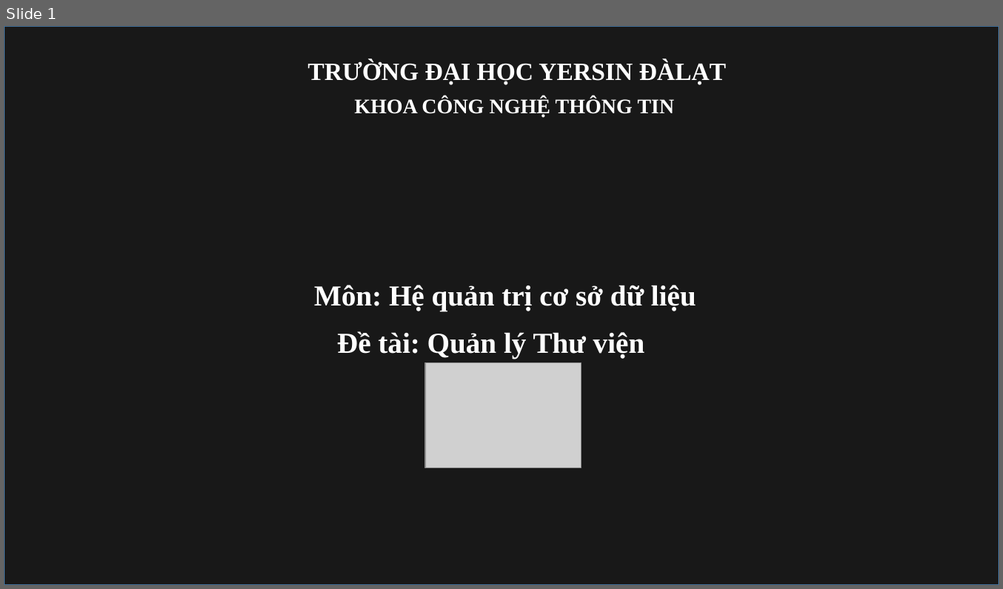
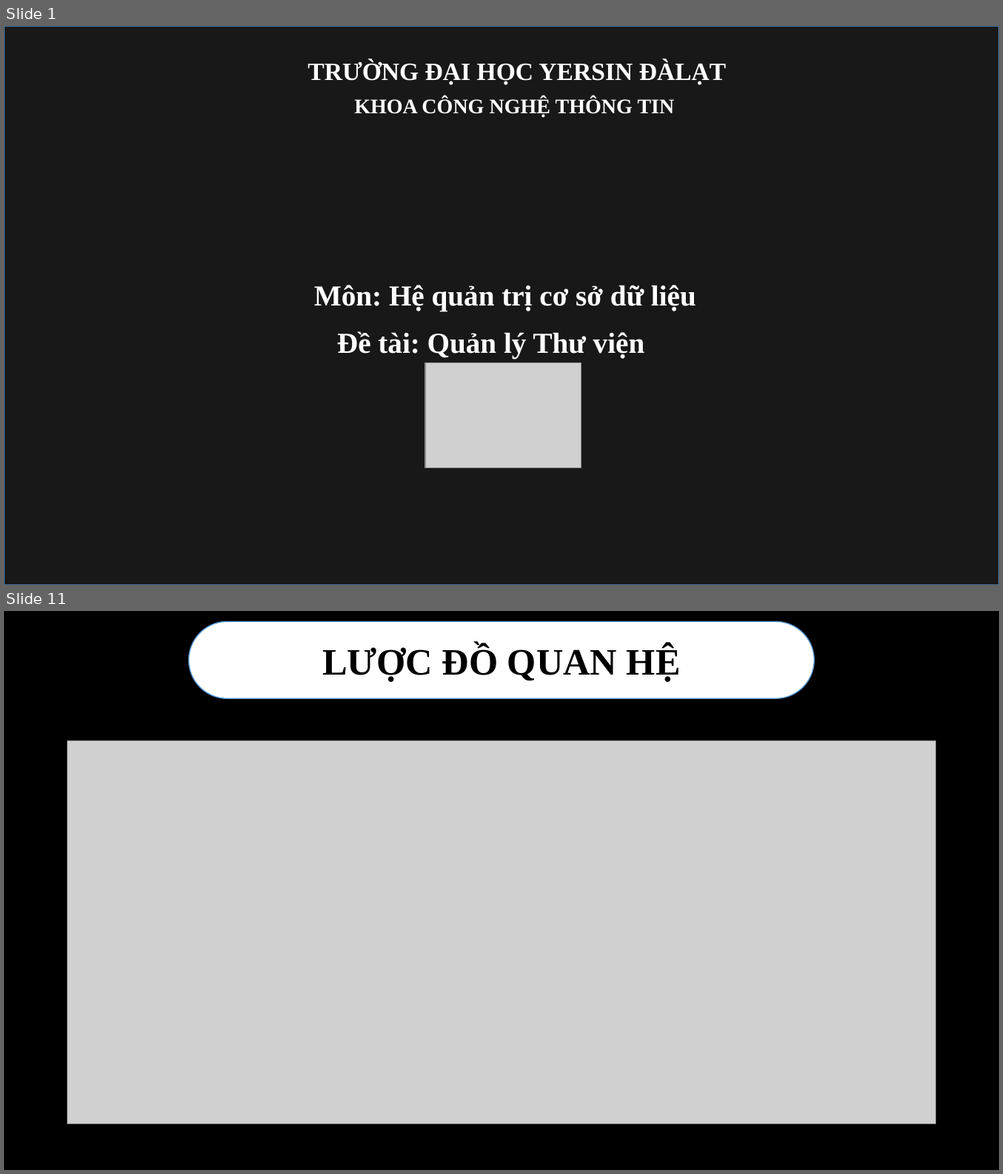
Before and after one commit to KVang05112002/QLYTHUVIEN, a slide deck: DoAn_QuanLyThuVien.pptx. Shown one above the other, each under a label of ours: slide 1 before the commit, slides 1 and 11 after it; the slides between them are not shown. The pictures are 1003x589 and 1003x1174 pixels, drawn with LibreOffice and Linux fonts; fonts in the diff are those of the drawing; grey boxes stand for pictures; background and template pictures are left out; a plain dark background stands for a picture behind light text. Boxes give left, top, right and bottom in pixels: in the first picture for what was removed or moved away, otherwise in the second. Text is boxed around its words. In the diff, an @@ line names an element or a change of style, - is before the commit and + after.

```diff
--- a/DoAn_QuanLyThuVien.pptx
+++ b/DoAn_QuanLyThuVien.pptx
@@ slide 11 added at [4, 611, 999, 1170], background #000000 @@
@@ rounded rectangle added at [189, 621, 814, 698], fill #FFFFFF, outline #5B9BD5 1 pt @@
@@ text added at [322, 645, 680, 682], 36 pt, text #000000, bold @@
+LƯỢC ĐỒ QUAN HỆ
@@ picture added at [68, 741, 936, 1125] @@
```
Also in this commit, not shown: 12 other slides added, 1 slide removed, 2 other files.
